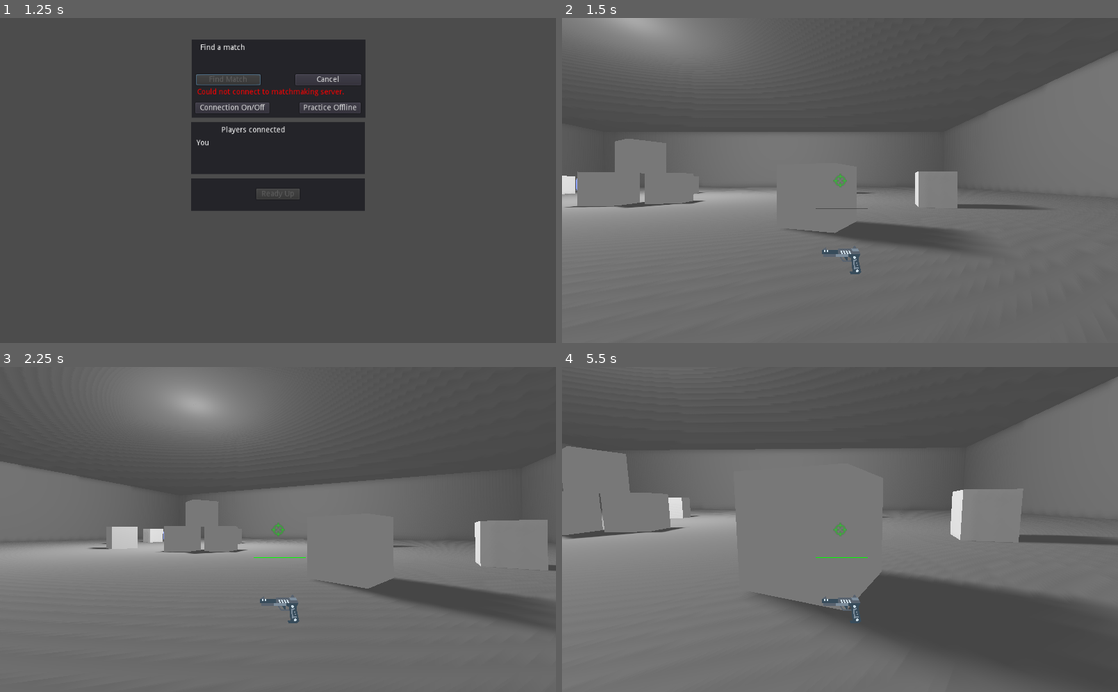
Above: before the commit, frames 1-4 (two rows, left to right).
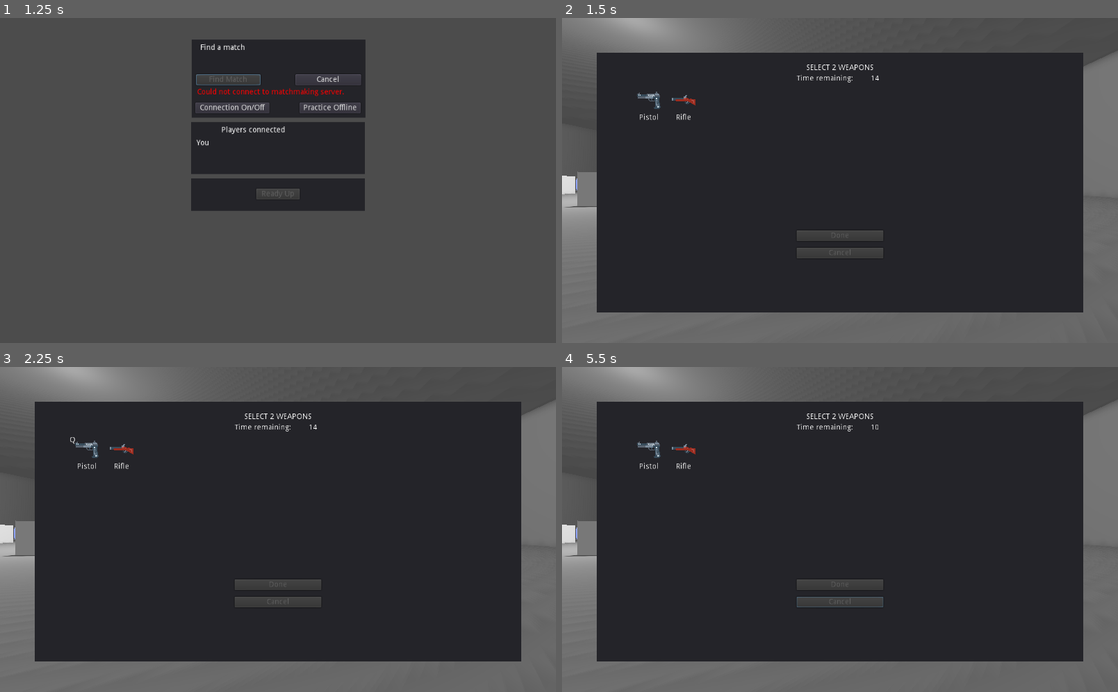
Above: after the commit, the same moments.

Repository: justinwash/duel-fps
Game: Godot game, scene res://game/game.tscn
Two runs of this game, one before a commit and one after it. Both use one fixed random seed, a clock stepped at 60 frames per second and the inputs below.
Inputs (mouse positions are in pixels of both pictures, inside the frame that each line leads up to):
- Up to frame 1 (1.25 s): click "Find Match" at 0.5 s
- Up to frame 2 (1.5 s): click "Practice Offline" at 1.25 s
- Up to frame 3 (2.25 s): click (88, 448) at 2 s, where only the run after the commit has a clickable "Pistol"
- Up to frame 4 (5.5 s): click (684, 448) at 2.75 s, where only the run after the commit has a clickable "Rifle"; click (840, 584) at 3.5 s, where only the run after the commit has a clickable "Done"; click (840, 601) at 4.25 s, where only the run after the commit has a clickable "Cancel"; move the mouse to (867, 529) at 5.02 s; hold W (move_forwards) from 5.03 s (still down); click (867, 529) at 5.1 s

Frame 1 is identical in both runs. In frame 2, 70% of the frame differs, in the area x 6-94%, y 10-91%; in frame 3, 77%; in frame 4, 77%, in the area x 0-100%, y 0-100%.

Commit message:
add weapon select scene

Diff:
--- a/player/player.gd
+++ b/player/player.gd
@@ -24,25 +24,36 @@
 onready var status = $Status
 onready var anim = $AnimationPlayer
 onready var timer = $Timer
+onready var round_start_ui = $HUD/RoundStart
 
 var current_state
 onready var states = {
 	"idle": $States/Idle,
 	"walk": $States/Walk,
 	"jump": $States/Jump,
-	"dead": $States/Dead
+	"dead": $States/Dead,
+	"picking": $States/Picking
 }
 
 func _ready():
+	round_start_ui.connect("start_round", self, "_start_round")
+
 	if !is_master_or_player(1):
 		for element in hud.get_children():
 			if element.get("visible"):
 				element.visible = false
 
-	current_state = states.idle
+	current_state = states.picking
 	if current_state.has_method("ready"):
 		current_state.ready(self)
 	current_state.enter(self)
+
+func _start_round(weapons):
+	print("starting round with ", weapons)
+
+	round_start_ui.visible = false
+	Input.set_mouse_mode(Input.MOUSE_MODE_CAPTURED)
+	change_state("idle")
 
 func _process(delta):
 	if is_master_or_player(1):
@@ -119,7 +130,7 @@
 		return false
 
 func change_state(state_name):
-	current_state.exit()
+	current_state.exit(self)
 	current_state = states[state_name]
 	if current_state.has_method("ready"):
 		current_state.ready(self)
--- a/player/player.tscn
+++ b/player/player.tscn
@@ -13,8 +13,10 @@
 [ext_resource path="res://weapons/rifle/rifle.tscn" type="PackedScene" id=11]
 [ext_resource path="res://player/status.gd" type="Script" id=12]
 [ext_resource path="res://player/states/dead.gd" type="Script" id=13]
-
-[sub_resource type="Animation" id=11]
+[ext_resource path="res://player/states/picking.gd" type="Script" id=14]
+[ext_resource path="res://roundstart/roundstart.tscn" type="PackedScene" id=15]
+
+[sub_resource type="Animation" id=1]
 resource_name = "die"
 length = 2.0
 tracks/0/type = "value"
@@ -183,14 +185,18 @@
 script = ExtResource( 12 )
 
 [node name="AnimationPlayer" type="AnimationPlayer" parent="."]
-anims/die = SubResource( 11 )
-anims/spawn = SubResource( 12 )
+anims/die = SubResource( 1 )
+anims/spawn = SubResource( 2 )
 
 [node name="HUD" type="CanvasLayer" parent="."]
 script = ExtResource( 9 )
 
+[node name="RoundStart" parent="HUD" instance=ExtResource( 15 )]
+pause_mode = 2
+PICK_TIME = 15
+
 [node name="AnimationPlayer" type="AnimationPlayer" parent="HUD"]
-anims/shoot = SubResource( 1 )
+anims/shoot = SubResource( 3 )
 
 [node name="Crosshair" type="TextureRect" parent="HUD"]
 self_modulate = Color( 1, 1, 1, 0.588235 )
@@ -315,4 +321,7 @@
 [node name="Dead" type="Node" parent="States"]
 script = ExtResource( 13 )
 
+[node name="Picking" type="Node" parent="States"]
+script = ExtResource( 14 )
+
 [node name="Timer" type="Timer" parent="."]
--- a/player/states/dead.gd
+++ b/player/states/dead.gd
@@ -21,7 +21,7 @@
 func process_input(_player, _delta):
 	pass
 
-func exit():
+func exit(player):
 	pass
 
 func respawn(player):
--- a/player/states/idle.gd
+++ b/player/states/idle.gd
@@ -1,7 +1,10 @@
 extends Node
 
-func enter(_player):
+func enter(player):
 	print("entered state idle")
+	for element in player.hud.get_children():
+			if element.get("visible"):
+				element.visible = true
 
 func ready(_player):
 	pass
@@ -25,5 +28,5 @@
 func process_input(_player, _delta):
 	pass
 
-func exit():
+func exit(player):
 	pass
--- a/player/states/jump.gd
+++ b/player/states/jump.gd
@@ -20,5 +20,5 @@
 		else:
 			player.change_state("idle")
 
-func exit():
+func exit(player):
 	pass
--- /dev/null
+++ b/player/states/picking.gd
@@ -0,0 +1,26 @@
+extends Node
+
+func enter(player):
+#	for element in player.hud.get_children():
+#			if element.get("visible"):
+#				element.visible = false
+
+	player.round_start_ui.visible = true
+	Input.set_mouse_mode(Input.MOUSE_MODE_VISIBLE)
+
+func ready(_player):
+	pass
+
+func update(player, _delta):
+	pass
+
+func physics_update(_player, _delta):
+	pass
+
+func process_input(_player, _delta):
+	pass
+
+func exit(player):
+	for element in player.hud.get_children():
+			if element.get("visible"):
+				element.visible = true
--- a/player/states/walk.gd
+++ b/player/states/walk.gd
@@ -43,5 +43,5 @@
 		if Input.is_action_just_pressed("jump"):
 			player.change_state("jump")
 
-func exit():
+func exit(player):
 	pass
--- a/roundstart/roundstart.gd
+++ b/roundstart/roundstart.gd
@@ -1,4 +1,4 @@
-extends Panel
+extends Control
 
 export var PICK_TIME = 30
 
@@ -12,6 +12,8 @@
 
 var selected_weapons = []
 var ready = false
+
+signal start_round
 
 func _ready():
 	for button in weapon_buttons:
@@ -43,6 +45,8 @@
 		cancel_button.disabled = false
 
 	time_remaining.text = str(int(timer.time_left))
+	if visible:
+		Input.set_mouse_mode(Input.MOUSE_MODE_VISIBLE)
 
 func _select_weapon(button):
 	if !ready:
@@ -81,3 +85,6 @@
 
 	print("forced ready with ", selected_weapons)
 	ready = true
+	for button in weapon_buttons:
+		button.visible = false
+	emit_signal("start_round", selected_weapons)
--- a/roundstart/roundstart.tscn
+++ b/roundstart/roundstart.tscn
@@ -22,6 +22,11 @@
 margin_top = 296.0
 margin_right = 528.0
 margin_bottom = 320.0
+align = 1
+valign = 1
+__meta__ = {
+"_edit_use_anchors_": false
+}
 
 [node name="TimerLabel" type="Label" parent="."]
 margin_left = 352.0
@@ -117,6 +122,9 @@
 margin_right = 528.0
 margin_bottom = 348.0
 text = "Done"
+__meta__ = {
+"_edit_use_anchors_": false
+}
 
 [node name="CancelButton" type="Button" parent="."]
 margin_left = 368.0
Not shown: 9 places in player/player.tscn that only renumber resources
